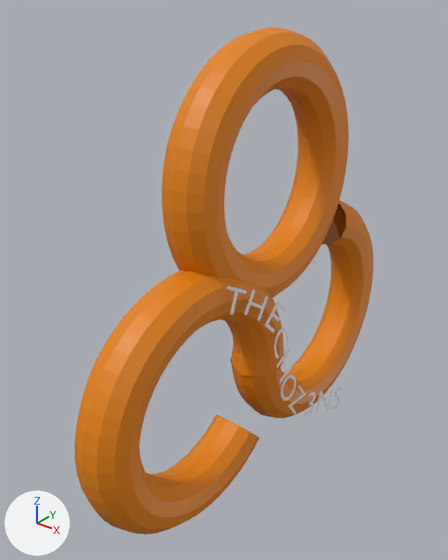
One commit to the glTF model models/thechoz3ns_model.gltf: the scene before it, then after it.
Before and after are seen from a 50 mm camera at (3.46, -4.15, 4.67) aimed at (0.12, 0.03, 2.08). Every picture has the same lights, and +X, +Y and +Z are marked at lower left. Where no turn or scale is listed for an object, it has been applied to the vertices.
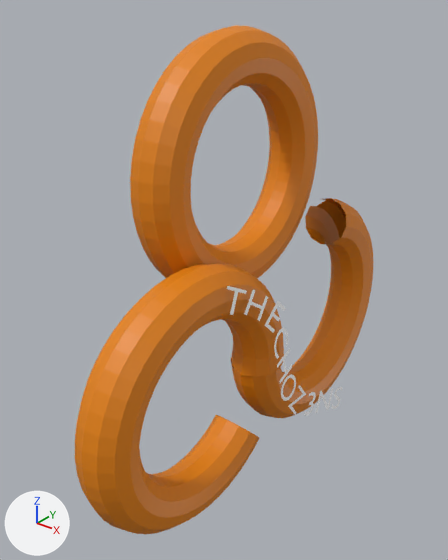
Pixel boxes (x1, y1, x2, y2) of what changed, in the pictures (448 x 560 px):
```json
{"object": "Torus", "change": "moved", "before": [162, 27, 349, 298], "after": [130, 26, 318, 278]}
```

Scene script edits in JSON lines:
```json
{"op": "set", "path": "ob_torus.location", "old": "(0.367, 0.322, 3.092)", "new": "(0.018, 0.322, 3.092)"}
```
